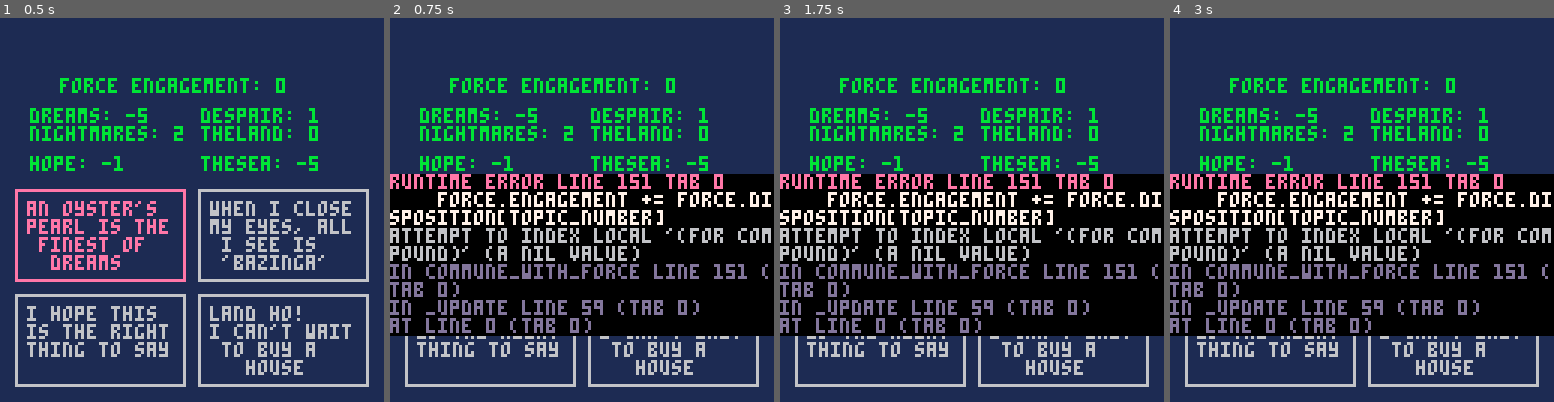
Above: before the commit, frames 1-4 (left to right).
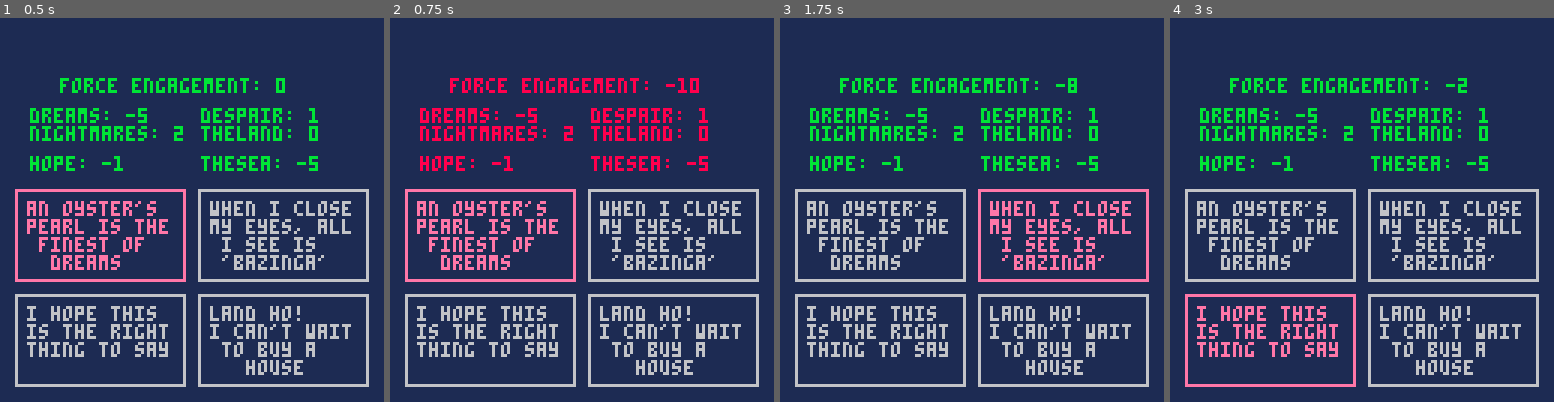
Above: after the commit, the same moments.

Repository: eschmiel/LD49
Game: PICO-8 cartridge ld49.p8
Same seed, same stepped clock (60 frames per second), same inputs: the game is played once before the commit and once after it.
Inputs:
- Up to frame 1 (0.5 s): no input
- Up to frame 2 (0.75 s): tap O (Z key) at 0.7 s
- Up to frame 3 (1.75 s): hold Right from 1.6 s (still down); tap O (Z key) at 1.7 s
- Up to frame 4 (3 s): release Right at 2.1 s; tap O (Z key) at 2.1, 2.5, 2.9 s; hold Up 2.15-2.42 s; hold Right from 2.47 s (still down)

Frame 1 is identical in both runs. In frame 2, 46% of the frame differs, in the area x 0-100%, y 15-83%; in frame 3, 42%; in frame 4, 43%.
Error before the commit: runtime error line 151 tab 0; force.engagement += force.disposition[topic_number]; attempt to index local '(for compound)' (a nil value)

Commit message:
finished refactoring controls

Diff:
--- a/controls.lua
+++ b/controls.lua
@@ -1,31 +1,21 @@
-function playControls()
+function play_controls()
 
     if (btnp(⬆️)) selected -= 2
-    elseif (btnp(⬅️)) selected -= 1
-    elseif (btnp(⬇️)) selected += 2
-    elseif )btnp(➡️))  selected += 1
+    if (btnp(⬅️)) selected -= 1
+    if (btnp(⬇️)) selected += 2
+    if (btnp(➡️))  selected += 1
 
     if (selected > 4) selected = 4
-    elseif (selected < 1) selected = 1
+    if (selected < 1) selected = 1
 
-    foreach(dialogue_options, set_selected)
-
-    function set_selected(option)
-        if (option.position == selected) option.selected = true
-        else option.selected = false
+    for option in all(dialogue_options) do
+        if (option.position == selected) option.selected = true else option.selected = false
     end
 
-    if (btnp(4)) submit_dialogue()
-
-    function submit_dialogue()
-        foreach(dialogue_options, function(option)
-            if (option.selected) foreach(option.topics, function(topic)
-                commune_with_force(cosmic_force, topic)
-            )
-        )
-    end
-
-    function useOption(option)
-        if (option.selected) foreach(option, commune_with_force)
+    if (btnp(4)) then
+        for topic_index=1, #dialogue_options[selected].topics do
+            chosen_topic = dialogue_options[selected].topics[topic_index]
+            commune_with_force(cosmic_force, chosen_topic)
+        end
     end
 end
--- a/ld49.p8
+++ b/ld49.p8
@@ -3,16 +3,16 @@
 __lua__
 function _init()
 
-	option1 = createtextoption(
+	option1 = create_text_option(
 	"an oyster's\npearl is the\n finest of\n  dreams",
 	{"thesea", "dreams"}, 1)
 
-	option2 = createtextoption(
+	option2 = create_text_option(
 	"when i close\nmy eyes, all \n i see is\n 'bazinga'",
 	{"nightmares"}, 2)
 
-	option3 = createtextoption("i hope this\nis the right\nthing to say", {'hope'}, 3)
-	option4 = createtextoption("land ho!\ni can't wait\n to buy a\n   house", {'theland'}, 4)
+	option3 = create_text_option("i hope this\nis the right\nthing to say", {'hope'}, 3)
+	option4 = create_text_option("land ho!\ni can't wait\n to buy a\n   house", {'theland'}, 4)
 
 	selected = 1
 
@@ -22,56 +22,15 @@
 end
 
 function _update()
-	if btnp(⬆️) then
-	 selected -= 2
- elseif btnp(⬅️) then
-	 selected -= 1
-	elseif btnp(⬇️) then
-	 selected += 2
-	elseif btnp(➡️) then
-		selected +=1
-	end
-
-	if selected > 4 then
-		selected = 4
-	elseif selected < 1 then
-		selected = 1
-	end
-
-	if option1.position == selected
-	then option1.selected = true
-	else option1.selected = false
-	end
-
-	if option2.position == selected
-	then option2.selected = true
-	else option2.selected = false
-	end
-
-	if option3.position == selected
-	then option3.selected = true
-	else option3.selected = false
-	end
-
-	if option4.position == selected
-	then option4.selected = true
-	else option4.selected = false
-	end
-
-	if btnp(4) then
-		if (selected == 1) commune_with_force(cosmic_force, option1.topics[1])
-		if (selected == 2) commune_with_force(cosmic_force, option2.topics[1])
-		if (selected == 3) commune_with_force(cosmic_force, option3.topics[1])
-		if (selected == 4) commune_with_force(cosmic_force, option4.topics[1])
-	end
+	play_controls()
 end
 
 function _draw()
  cls(1)
- drawtextoption(option1)
- drawtextoption(option2)
- drawtextoption(option3)
- drawtextoption(option4)
+ draw_text_option(option1)
+ draw_text_option(option2)
+ draw_text_option(option3)
+ draw_text_option(option4)
  display_force_status(cosmic_force)
 end
 -->8
@@ -79,6 +38,7 @@
 #include text_option.lua
 #include test_force.lua
 #include topics.lua
+#include controls.lua
 
 __gfx__
 00000000000000000000000000000000000000000000000000000000000000000000000000000000000000000000000000000000000000000000000000000000
--- a/test_force.lua
+++ b/test_force.lua
@@ -11,36 +11,29 @@
     cosmic_force.engagement = 0
     cosmic_force.disposition = {}
 
-    for x=1, #topics do
+    for x=1, #master_topic_list do
         cosmic_force.disposition[x] = flr(rnd(11)) - 5
     end
 
     return cosmic_force
 end
 
-function commune_with_force(topic)
-    topic_number = topics[topic]
-
-    force.engagement += force.disposition[topic_number]
+function commune_with_force(force, topic)
+    force.engagement += force.disposition[topic]
 
     if (force.engagement < minimum_engagement) force.engagement = minimum_engagement
     if (force.engagement > maximum_engagement) force.engagement = maximum_engagement
-
-end
-
-function convey_topic_to_force(topic)
-
 end
 
 function display_force_status(force)
     status_color = 11
     if (force.engagement == minimum_engagement or force.engagement == maximum_engagement) status_color = 8
     print("force engagement: "..force.engagement, 20, 20, status_color)
-    print(''..topics[1]..': '..force.disposition[1], 10, 30)
-    print(''..topics[2]..': '..force.disposition[2], 10, 36)
-    print(topics[3]..': '..force.disposition[3], 10, 46)
-    print(topics[4]..': '..force.disposition[4], 67, 30)
-    print(topics[5]..': '..force.disposition[5], 67, 36)
-    print(topics[6]..': '..force.disposition[6], 67, 46)
+    print(master_topic_list[1]..': '..force.disposition[1], 10, 30)
+    print(master_topic_list[2]..': '..force.disposition[2], 10, 36)
+    print(master_topic_list[3]..': '..force.disposition[3], 10, 46)
+    print(master_topic_list[4]..': '..force.disposition[4], 67, 30)
+    print(master_topic_list[5]..': '..force.disposition[5], 67, 36)
+    print(master_topic_list[6]..': '..force.disposition[6], 67, 46)
 
 end
--- a/text_option.lua
+++ b/text_option.lua
@@ -1,4 +1,4 @@
-function createtextoption(text,
+function create_text_option(text,
     topics, position)
 
         column1x = 5
@@ -24,13 +24,13 @@
 
         textoption.position = position
         textoption.text = text
-        textoption.topics = topics
+        textoption.topics = convert_to_topic_numbers(topics)
         textoption.selected = false
 
         return textoption
     end
 
-    function drawtextoption(textoption)
+    function draw_text_option(textoption)
         if textoption.selected then
             boxcolor = 14
         else
@@ -50,3 +50,14 @@
                             endx, endy, boxcolor)
         print(textoption.text, textx, texty)
     end
+
+    function convert_to_topic_numbers(target_topics)
+        topic_numbers = {}
+        for topic in all(target_topics) do
+            for topic_index=1, #master_topic_list do
+                if (master_topic_list[topic_index] == topic) add(topic_numbers, topic_index)
+            end
+        end
+
+        return topic_numbers
+    end
--- a/topics.lua
+++ b/topics.lua
@@ -1,16 +1,8 @@
-topics = {}
-topics.dreams = 1
-topics.nightmares = 2
-topics.hope = 3
-topics.despair = 4
-topics.theland = 5
-topics.thesea = 6
-
-topics[1] = 'dreams'
-topics[2] = 'nightmares'
-topics[3] = 'hope'
-topics[4] = 'despair'
-topics[5] = 'theland'
-topics[6] = 'thesea'
-
-topics.total = 6
+master_topic_list = {
+    'dreams',
+    'nightmares',
+    'hope',
+    'despair',
+    'theland',
+    'thesea'
+}
